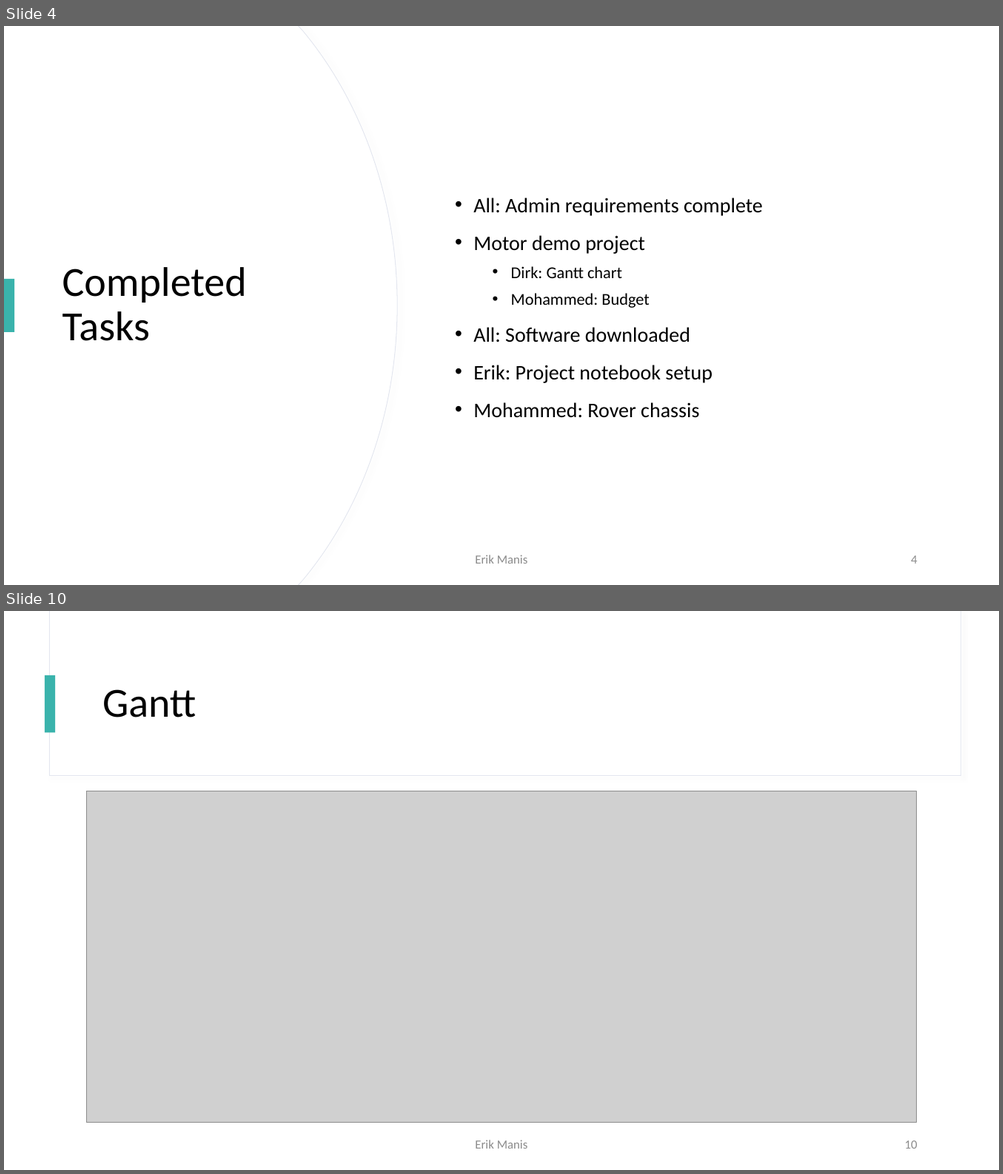
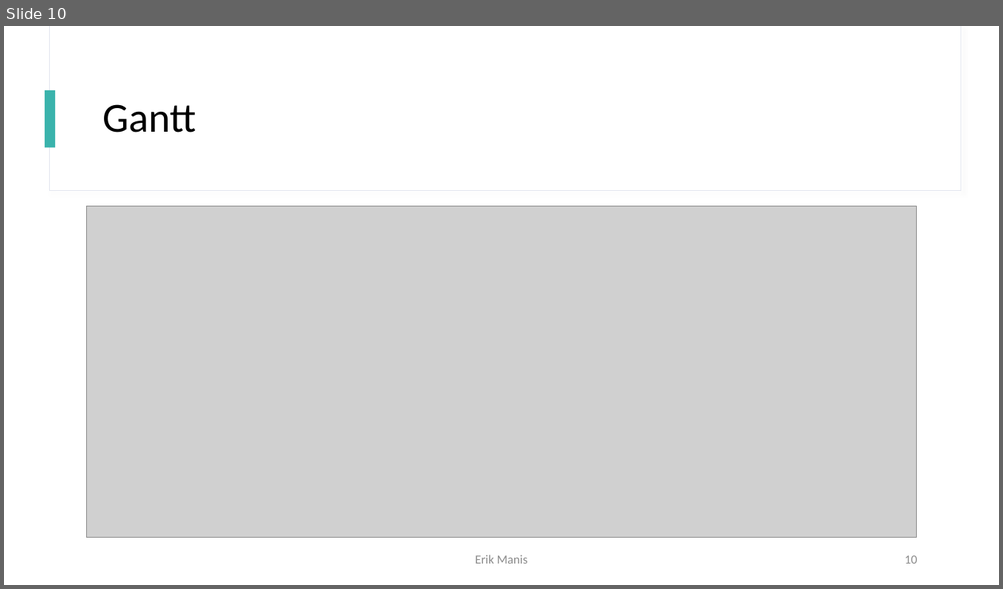
Before and after one commit to dirkt68/pl1-robotics, a slide deck: Presentations/Presentation Jan 26.pptx. Shown one above the other, each under a label of ours: slides 4 and 10 before the commit, slide 10 after it; the slides between them are not shown. The pictures are 1003x1174 and 1003x589 pixels, drawn with LibreOffice and Linux fonts; fonts in the diff are those of the drawing; grey boxes stand for pictures. Boxes give left, top, right and bottom in pixels: in the first picture for what was removed or moved away, otherwise in the second. Text is boxed around its words. In the diff, an @@ line names an element or a change of style, - is before the commit and + after.

```diff
--- a/Presentations/Presentation Jan 26.pptx
+++ b/Presentations/Presentation Jan 26.pptx
@@ slide 4 removed at [4,26,999,585], background #FFFFFF; not listed: 2 template elements that a slide beside it also shows @@
@@ rectangle removed at [4,26,999,585] @@
@@ freeform shape removed at [4,26,397,585] @@
@@ freeform shape removed at [4,26,396,585] @@
@@ text removed at [473,198,762,418] @@
-• All: Admin requirements complete
-• Motor demo project
-  • Dirk: Gantt chart
-  • Mohammed: Budget
-• All: Software downloaded
-• Erik: Project notebook setup
-• Mohammed: Rover chassis
@@ title removed at [62,267,247,341] @@
-Completed Tasks
@@ rectangle removed at [4,279,14,332] @@
@@ text removed at [475,555,528,564] @@
-Erik Manis
@@ page number removed at [910,556,916,564] @@
-4
```
Also in this commit, not shown: 6 slides changed, 8 slides added, 4 other slides removed.
